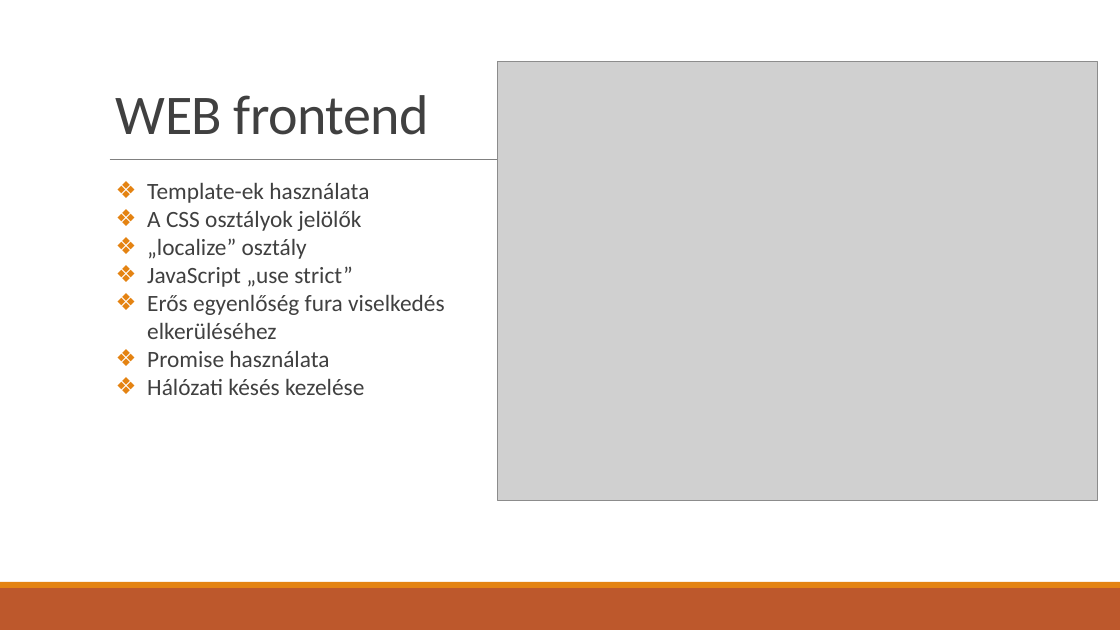
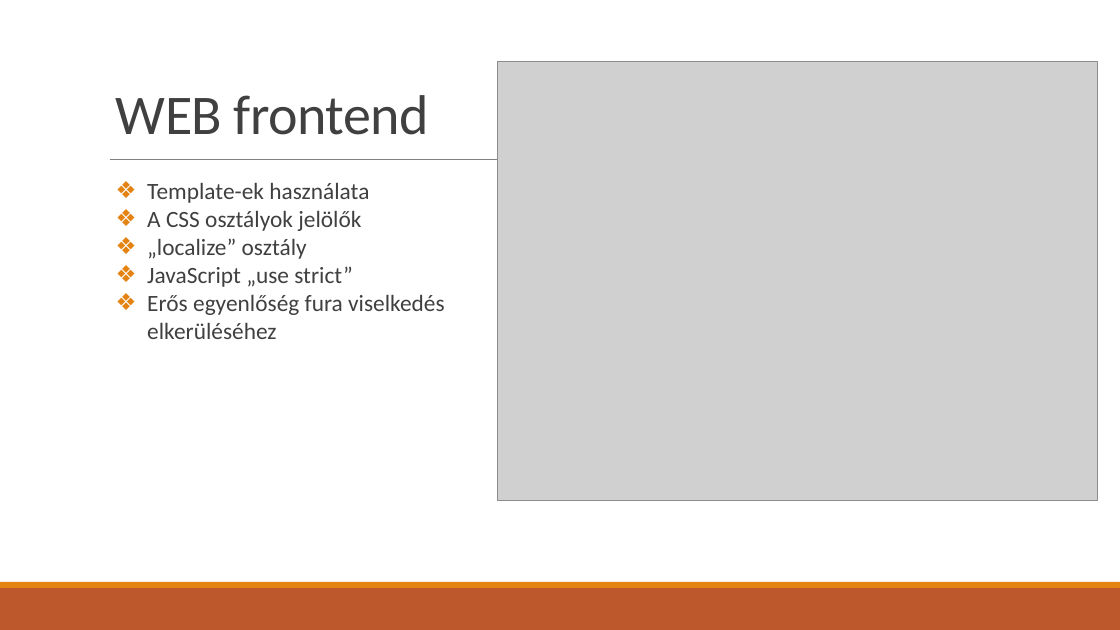
Before and after one commit to KissKolos/Easy-Inventory, a slide deck: slide 12 of bemutató.pptx (slide 11 before the commit). Drawn at 1120x630 pixels with LibreOffice and Linux fonts; fonts in the diff are those of the drawing; grey boxes stand for pictures. Boxes give left, top, right and bottom in pixels: in the first picture for what was removed or moved away, otherwise in the second. Text is boxed around its words. In the diff, an @@ line names an element or a change of style, - is before the commit and + after.

```diff
--- a/bemutató.pptx
+++ b/bemutató.pptx
@@ text at (x1=147, y1=351, x2=364, y2=395): paragraphs removed @@
-❖ Promise használata
-❖ Hálózati késés kezelése
```
Also in this commit, not shown: 12 other slides changed, 4 slides added, 5 slides removed, 2 other files.
